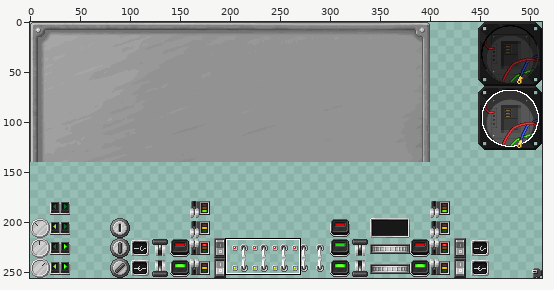
File history of a sprite sheet, mccore/src/main/resources/assets/mts/textures/guis/panel.png. The picture above shows the old version from afar; the outline marks the close-up.
Close-up. Old version:
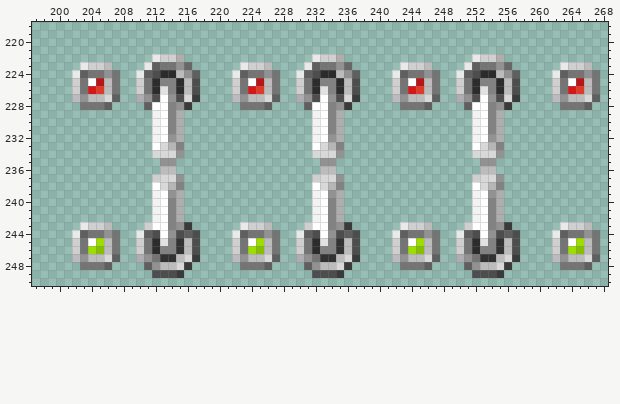
The file is 512x256 pixels. Pixels under 10% opacity are left out. Colours within 5 levels of each other are drawn and written as one. Shown: x 197..268, y 218..250. The commit also changed other parts of the picture, which this record leaves out.
New version:
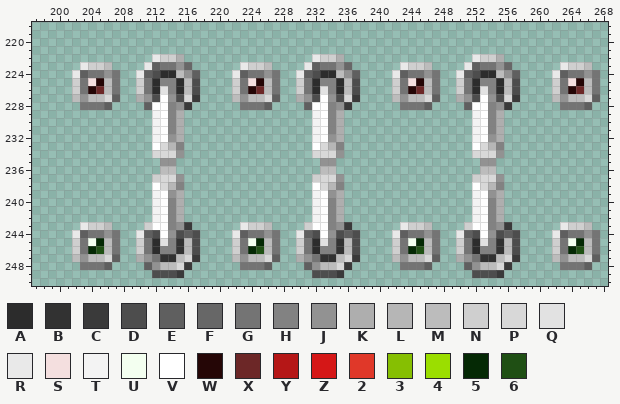
Palette (. is transparent): A #2c2c2c  B #323232  C #3a3a3a  D #4d4d4d  E #5f5f5f  F #676767  G #747474  H #828282  J #929292  K #aeaeae  L #b6b6b6  M #bcbcbc  N #cfcfcf  P #d8d8d8  Q #e2e2e2  R #e9e9e9  S #f4dfdf  T #f3f3f3  U #f3fff0  V #ffffff  W #250606  X #6c2727  Y #b51717  Z #d51717  2 #e03829  3 #86bf02  4 #9bde00  5 #052905  6 #1f4f14
What changed:
y 225: x 204..205 VY -> SW; x 224..225 VY -> SW; x 244..245 VY -> SW; x 264..265 VY -> SW
y 226: x 204..205 Z2 -> WX; x 224..225 Z2 -> WX; x 244..245 Z2 -> WX; x 264..265 Z2 -> WX
y 245: x 204..205 V4 -> U5; x 224..225 V4 -> U5; x 244..245 V4 -> U5; x 264..265 V4 -> U5
y 246: x 204..205 43 -> 56; x 224..225 43 -> 56; x 244..245 43 -> 56; x 264..265 43 -> 56
Boxes around the changes in both close-ups, in picture pixels (x1, y1, x2, y2):
changed: (88, 78, 104, 94)
changed: (248, 78, 264, 94)
changed: (408, 78, 424, 94)
changed: (568, 78, 584, 94)
changed: (88, 238, 104, 254)
changed: (248, 238, 264, 254)
changed: (408, 238, 424, 254)
changed: (568, 238, 584, 254)
